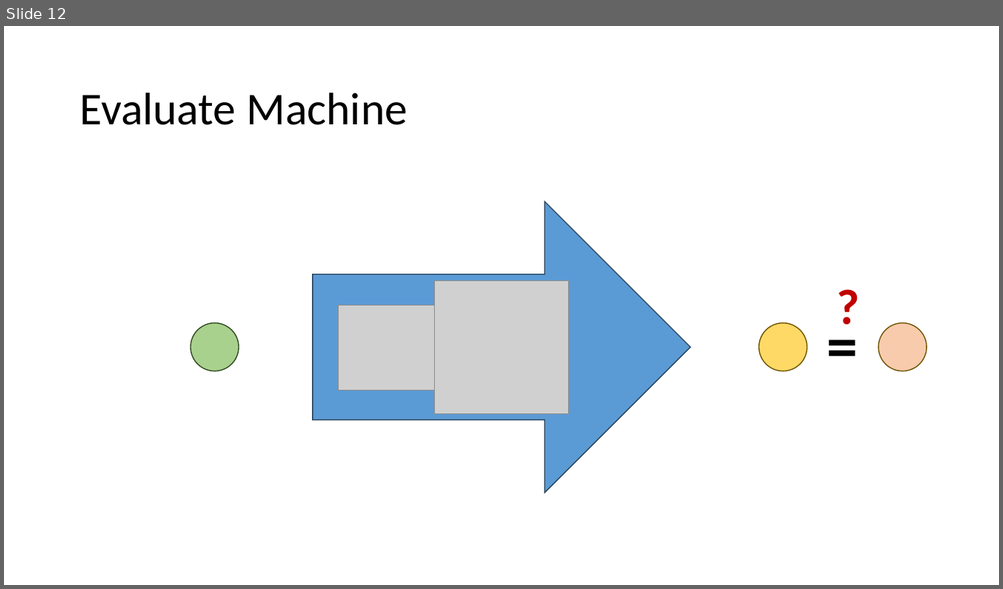
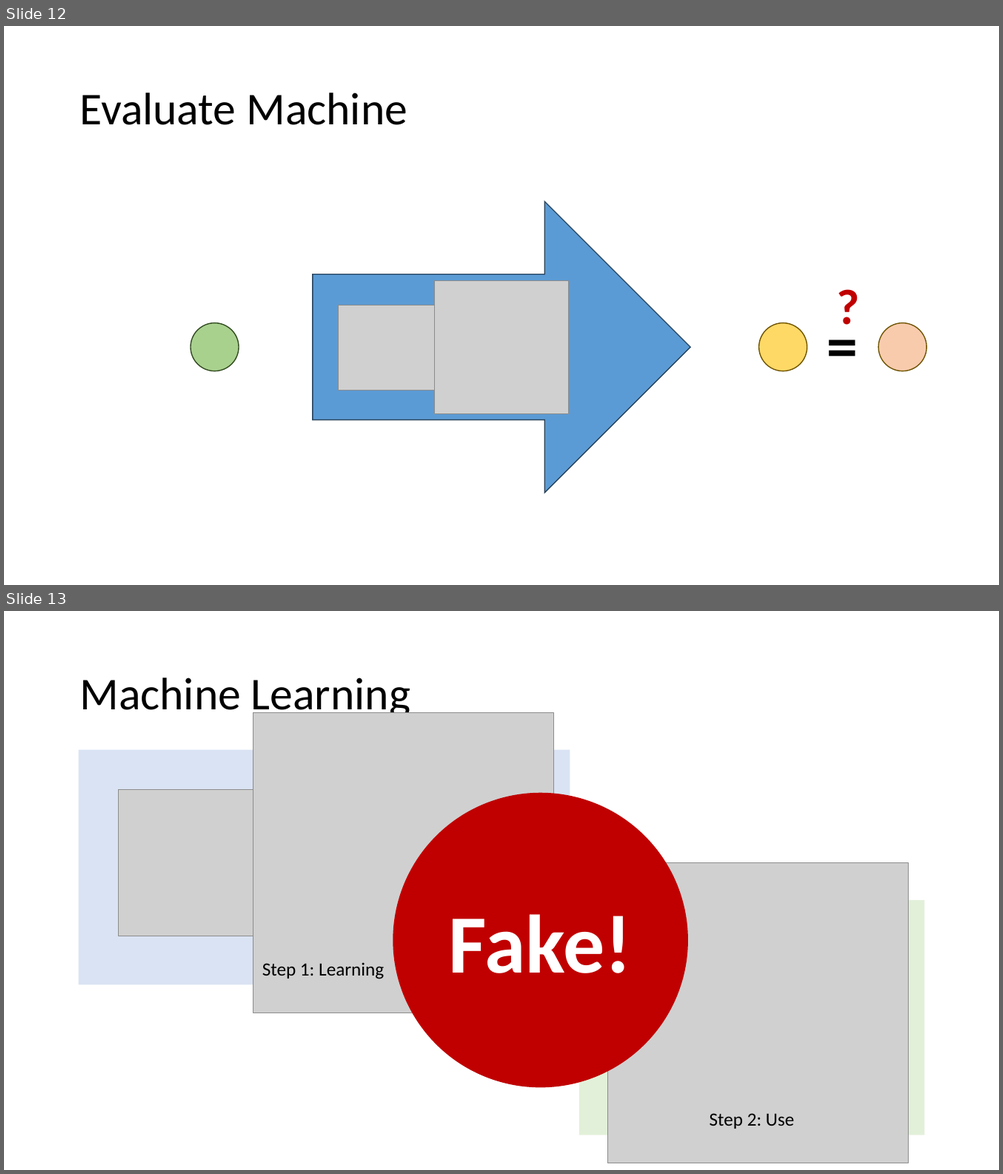
Before and after one commit to PRF-Development/DataAnalysisExtras, a slide deck: WhatIsArtificialIntelligence.pptx. Shown one above the other, each under a label of ours: slide 12 before the commit, slides 12 and 13 after it. The pictures are 1003x589 and 1003x1174 pixels, drawn with LibreOffice and Linux fonts; fonts in the diff are those of the drawing; grey boxes stand for pictures. Boxes give left, top, right and bottom in pixels: in the first picture for what was removed or moved away, otherwise in the second. Text is boxed around its words. In the diff, an @@ line names an element or a change of style, - is before the commit and + after.

Commit message:
ML steps

```diff
--- a/WhatIsArtificialIntelligence.pptx
+++ b/WhatIsArtificialIntelligence.pptx
@@ slide 13 added at <box>4,611,999,1170</box>, background #FFFFFF @@
@@ title added at <box>79,678,410,721</box>, 44 pt, text #000000 @@
+Machine Learning
@@ ellipse added at <box>392,793,688,1088</box>, fill #C00000, 80 pt, text #FFFFFF, bold @@
+Fake!
@@ picture added at <box>608,863,908,1164</box> @@
@@ rectangle added at <box>579,900,925,1136</box>, fill #E2F0D9 @@
@@ group added at <box>79,712,570,1013</box>: 2 pictures, 1 rectangle, 1 text @@
+Step 1: Learning
@@ text added at <box>709,1113,794,1129</box>, 18 pt, text #000000 @@
+Step 2: Use
```
